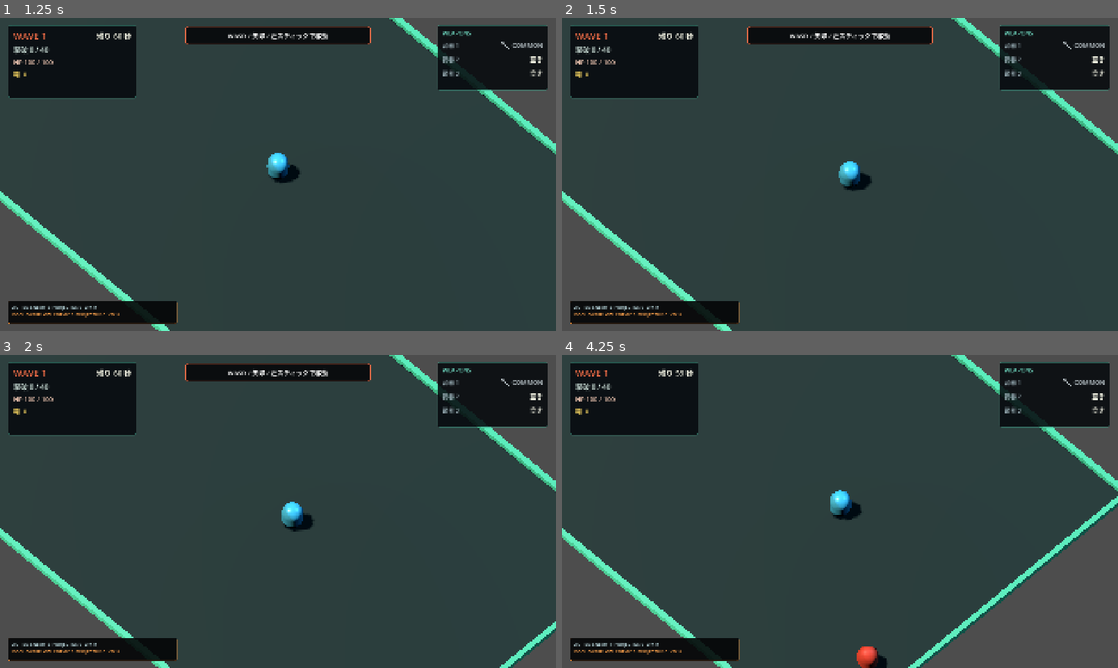
Above: before the commit, frames 1-4 (two rows, left to right).
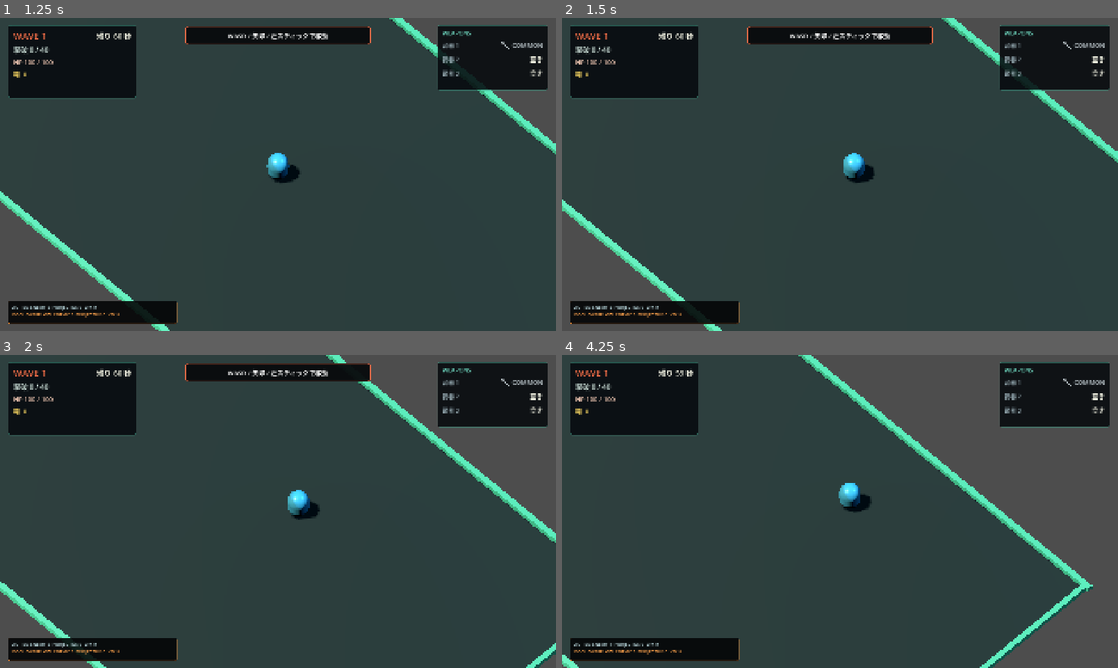
Above: after the commit, the same moments.

Repository: kawano-takashi/project-jarjar
Game: Godot game, scene res://scenes/main.tscn
Same seed, same stepped clock (60 frames per second), same inputs: the game is played once before the commit and once after it.
Inputs (mouse positions are in pixels of both pictures, inside the frame that each line leads up to):
- Up to frame 1 (1.25 s): click "開始 A／Enter" at 0.5 s
- Up to frame 2 (1.5 s): tap Enter (ui_accept) at 1.25 s; move the mouse to (962, 158) at 1.27 s; hold D (move_right) from 1.28 s (still down); tap L (item_lock) at 1.35 s; click (962, 158) at 1.42 s
- Up to frame 3 (2 s): keep holding D (move_right); tap Enter (ui_accept) at 1.52 s
- Up to frame 4 (4.25 s): release D (move_right) at 2 s; drag from (728, 527) to (812, 574) at 2.02 s; move the mouse to (895, 442) at 2.77 s; hold D (move_right) 2.78-3.5 s; tap L (item_lock) at 2.85 s; drag from (812, 574) to (673, 464) at 3.52 s

Frame 1 is identical in both runs. In frame 2, 3.3% of the frame differs, in the area x 0-100%, y 0-100%; in frame 3, 11%; in frame 4, 26%.

Commit message:
fix: align movement with camera view

Diff:
--- a/project.godot
+++ b/project.godot
@@ -116,6 +116,7 @@
 "deadzone": 0.2,
 "events": [Object(InputEventKey,"resource_local_to_scene":false,"resource_name":"","device":-1,"window_id":0,"alt_press …(190 unchanged characters)…
 , Object(InputEventKey,"resource_local_to_scene":false,"resource_name":"","device":-1,"window_id":0,"alt_pressed":false …(186 unchanged characters)…
+, Object(InputEventJoypadButton,"resource_local_to_scene":false,"resource_name":"","device":-1,"window_id":0,"button_index":11,"pressure":0.0,"pressed":false,"script":null)
 , Object(InputEventJoypadMotion,"resource_local_to_scene":false,"resource_name":"","device":-1,"axis":1,"axis_value":-1.0,"script":null)
 ]
 }
@@ -123,6 +124,7 @@
 "deadzone": 0.2,
 "events": [Object(InputEventKey,"resource_local_to_scene":false,"resource_name":"","device":-1,"window_id":0,"alt_press …(190 unchanged characters)…
 , Object(InputEventKey,"resource_local_to_scene":false,"resource_name":"","device":-1,"window_id":0,"alt_pressed":false …(186 unchanged characters)…
+, Object(InputEventJoypadButton,"resource_local_to_scene":false,"resource_name":"","device":-1,"window_id":0,"button_index":12,"pressure":0.0,"pressed":false,"script":null)
 , Object(InputEventJoypadMotion,"resource_local_to_scene":false,"resource_name":"","device":-1,"axis":1,"axis_value":1.0,"script":null)
 ]
 }
@@ -130,6 +132,7 @@
 "deadzone": 0.2,
 "events": [Object(InputEventKey,"resource_local_to_scene":false,"resource_name":"","device":-1,"window_id":0,"alt_press …(190 unchanged characters)…
 , Object(InputEventKey,"resource_local_to_scene":false,"resource_name":"","device":-1,"window_id":0,"alt_pressed":false …(186 unchanged characters)…
+, Object(InputEventJoypadButton,"resource_local_to_scene":false,"resource_name":"","device":-1,"window_id":0,"button_index":13,"pressure":0.0,"pressed":false,"script":null)
 , Object(InputEventJoypadMotion,"resource_local_to_scene":false,"resource_name":"","device":-1,"axis":0,"axis_value":-1.0,"script":null)
 ]
 }
@@ -137,6 +140,7 @@
 "deadzone": 0.2,
 "events": [Object(InputEventKey,"resource_local_to_scene":false,"resource_name":"","device":-1,"window_id":0,"alt_press …(190 unchanged characters)…
 , Object(InputEventKey,"resource_local_to_scene":false,"resource_name":"","device":-1,"window_id":0,"alt_pressed":false …(186 unchanged characters)…
+, Object(InputEventJoypadButton,"resource_local_to_scene":false,"resource_name":"","device":-1,"window_id":0,"button_index":14,"pressure":0.0,"pressed":false,"script":null)
 , Object(InputEventJoypadMotion,"resource_local_to_scene":false,"resource_name":"","device":-1,"axis":0,"axis_value":1.0,"script":null)
 ]
 }
--- a/src/gameplay/arena_presenter.gd
+++ b/src/gameplay/arena_presenter.gd
@@ -10,6 +10,7 @@
 const CAMERA_TARGET_Z_LIMIT: float = 4.5
 const CAMERA_FOLLOW_TAU_SECONDS: float = 0.18
 const CAMERA_OFFSET: Vector3 = Vector3(8.912187, 18.0, 8.912187)
+const CAMERA_INPUT_AXIS_EPSILON_SQUARED: float = 0.000001
 
 @onready var _player_mesh: MeshInstance3D = %PlayerMesh
 @onready var _camera: Camera3D = %ArenaCamera
@@ -71,6 +72,7 @@
 			"move_down",
 			0.2
 		)
+		move_input = _camera_relative_move_input(move_input)
 		if (
 			_tutorial != null
 			and _tutorial.should_gate_combat(_simulation.state.wave_number)
@@ -118,6 +120,21 @@
 	_apply_accessibility_settings()
 
 
+func _camera_relative_move_input(screen_input: Vector2) -> Vector2:
+	if _camera == null:
+		return screen_input
+	var camera_right_3d: Vector3 = _camera.global_basis.x
+	var camera_right := Vector2(camera_right_3d.x, camera_right_3d.z)
+	if (
+		not camera_right.is_finite()
+		or camera_right.length_squared() <= CAMERA_INPUT_AXIS_EPSILON_SQUARED
+	):
+		return screen_input
+	camera_right = camera_right.normalized()
+	var camera_back := Vector2(-camera_right.y, camera_right.x)
+	return camera_right * screen_input.x + camera_back * screen_input.y
+
+
 func _apply_snapshot(snapshot: CombatSnapshot, delta: float) -> void:
 	if snapshot == null:
 		return
--- /dev/null
+++ b/tests/scenario/arena_movement_scenario_test.gd
@@ -0,0 +1,267 @@
+extends RefCounted
+
+
+const ARENA_SCENE: PackedScene = preload("res://scenes/gameplay/arena_combat.tscn")
+const SCREEN_DIRECTION_DOT_MINIMUM: float = 0.9999
+
+
+func test_names() -> PackedStringArray:
+	return PackedStringArray([
+		"camera_relative_movement_matches_view",
+		"camera_relative_movement_reaches_combat_and_tutorial",
+		"gameplay_movement_input_bindings",
+	])
+
+
+func run_test(test_name: String, assertions: Variant, context: Dictionary) -> void:
+	match test_name:
+		"camera_relative_movement_matches_view":
+			await _test_camera_relative_movement(assertions, context["tree"] as SceneTree)
+		"camera_relative_movement_reaches_combat_and_tutorial":
+			await _test_combat_and_tutorial_paths(assertions, context["tree"] as SceneTree)
+		"gameplay_movement_input_bindings":
+			_test_input_bindings(assertions)
+		_:
+			assertions.expect_true(false, "registered arena movement scenario test")
+
+
+func _test_camera_relative_movement(assertions: Variant, tree: SceneTree) -> void:
+	var arena: ArenaPresenter = ARENA_SCENE.instantiate() as ArenaPresenter
+	assertions.expect_true(arena != null, "arena movement scene instantiates")
+	if arena == null:
+		return
+	var viewport: SubViewport = await _attach(arena, tree)
+	var camera: Camera3D = arena.get_node("%ArenaCamera") as Camera3D
+	assertions.expect_true(camera != null, "arena movement camera exists")
+	if camera == null:
+		await _detach(arena, viewport, tree)
+		return
+
+	_assert_screen_direction(assertions, arena, camera, Vector2.RIGHT, Vector2.RIGHT, "right")
+	_assert_screen_direction(assertions, arena, camera, Vector2.LEFT, Vector2.LEFT, "left")
+	_assert_screen_direction(assertions, arena, camera, Vector2.UP, Vector2.UP, "up")
+	_assert_screen_direction(assertions, arena, camera, Vector2.DOWN, Vector2.DOWN, "down")
+	var current_world_right: Vector2 = arena._camera_relative_move_input(Vector2.RIGHT)
+	var current_world_up: Vector2 = arena._camera_relative_move_input(Vector2.UP)
+	assertions.expect_true(
+		current_world_right.x > 0.0 and current_world_right.y < 0.0,
+		"current camera maps screen right to positive X and negative Z",
+	)
+	assertions.expect_true(
+		current_world_up.x < 0.0 and current_world_up.y < 0.0,
+		"current camera maps screen up to negative X and negative Z",
+	)
+
+	var analog_input := Vector2(0.35, -0.72)
+	var analog_world: Vector2 = arena._camera_relative_move_input(analog_input)
+	assertions.expect_float(
+		analog_input.length(),
+		analog_world.length(),
+		"camera-relative mapping preserves analog magnitude",
+	)
+	assertions.expect_equal(
+		Vector2.ZERO,
+		arena._camera_relative_move_input(Vector2.ZERO),
+		"camera-relative mapping preserves zero input",
+	)
+
+	camera.position = Vector3(-12.0, 18.0, 7.0)
+	camera.look_at(Vector3.ZERO, Vector3.UP)
+	camera.force_update_transform()
+	_assert_screen_direction(assertions, arena, camera, Vector2.RIGHT, Vector2.RIGHT, "yawed right")
+	_assert_screen_direction(assertions, arena, camera, Vector2.UP, Vector2.UP, "yawed up")
+
+	camera.rotation = Vector3(0.0, 0.0, PI * 0.5)
+	camera.force_update_transform()
+	assertions.expect_true(
+		arena._camera_relative_move_input(analog_input).is_equal_approx(analog_input),
+		"degenerate camera axis falls back to unmodified input",
+	)
+	await _detach(arena, viewport, tree)
+
+
+func _test_combat_and_tutorial_paths(assertions: Variant, tree: SceneTree) -> void:
+	var catalog := DefinitionCatalog.new()
+	assertions.expect_true(catalog.load_and_validate(), "arena movement catalog valid")
+	if not catalog.is_valid:
+		return
+	var arena: ArenaPresenter = ARENA_SCENE.instantiate() as ArenaPresenter
+	assertions.expect_true(arena != null, "arena movement integration scene instantiates")
+	if arena == null:
+		return
+	var viewport: SubViewport = await _attach(arena, tree)
+
+	var combat_state: RunState = RunStateFactory.create(20260901, catalog.wave(1))
+	var combat_simulation := CombatSimulation.new()
+	combat_simulation.initialize(combat_state, catalog)
+	arena.initialize(combat_simulation)
+	arena.set_physics_process(false)
+	Input.action_release(&"move_right")
+	Input.action_press(&"move_right")
+	arena._physics_process(1.0 / 60.0)
+	Input.action_release(&"move_right")
+	assertions.expect_true(
+		combat_simulation.player_position.x > 0.0
+		and combat_simulation.player_position.y < 0.0,
+		"normal combat receives camera-relative right movement",
+	)
+
+	var tutorial_state: RunState = RunStateFactory.create(20260902, catalog.wave(1))
+	var tutorial_simulation := CombatSimulation.new()
+	tutorial_simulation.initialize(tutorial_state, catalog)
+	var tutorial := TutorialController.new()
+	tutorial.begin_run(false)
+	arena.initialize(tutorial_simulation, tutorial)
+	arena.set_physics_process(false)
+	Input.action_press(&"move_right")
+	arena._physics_process(1.0 / 60.0)
+	Input.action_release(&"move_right")
+	assertions.expect_true(
+		tutorial_simulation.player_position.x > 0.0
+		and tutorial_simulation.player_position.y < 0.0,
+		"tutorial movement receives camera-relative right movement",
+	)
+	assertions.expect_equal(
+		0,
+		tutorial_state.physics_tick,
+		"tutorial movement remains on the move-only simulation path",
+	)
+	await _detach(arena, viewport, tree)
+
+
+func _test_input_bindings(assertions: Variant) -> void:
+	_assert_action_bindings(
+		assertions,
+		&"move_up",
+		KEY_W,
+		KEY_UP,
+		JOY_BUTTON_DPAD_UP,
+		JOY_AXIS_LEFT_Y,
+		-1.0,
+	)
+	_assert_action_bindings(
+		assertions,
+		&"move_down",
+		KEY_S,
+		KEY_DOWN,
+		JOY_BUTTON_DPAD_DOWN,
+		JOY_AXIS_LEFT_Y,
+		1.0,
+	)
+	_assert_action_bindings(
+		assertions,
+		&"move_left",
+		KEY_A,
+		KEY_LEFT,
+		JOY_BUTTON_DPAD_LEFT,
+		JOY_AXIS_LEFT_X,
+		-1.0,
+	)
+	_assert_action_bindings(
+		assertions,
+		&"move_right",
+		KEY_D,
+		KEY_RIGHT,
+		JOY_BUTTON_DPAD_RIGHT,
+		JOY_AXIS_LEFT_X,
+		1.0,
+	)
+
+
+func _assert_screen_direction(
+	assertions: Variant,
+	arena: ArenaPresenter,
+	camera: Camera3D,
+	screen_input: Vector2,
+	expected_screen_direction: Vector2,
+	label: String,
+) -> void:
+	var world_input: Vector2 = arena._camera_relative_move_input(screen_input)
+	var screen_origin: Vector2 = camera.unproject_position(Vector3.ZERO)
+	var screen_target: Vector2 = camera.unproject_position(
+		Vector3(world_input.x, 0.0, world_input.y)
+	)
+	var projected_direction := (screen_target - screen_origin).normalized()
+	assertions.expect_true(
+		projected_direction.dot(expected_screen_direction) >= SCREEN_DIRECTION_DOT_MINIMUM,
+		"%s input follows the matching screen direction" % label,
+	)
+
+
+func _assert_action_bindings(
+	assertions: Variant,
+	action: StringName,
+	letter_key: Key,
+	arrow_key: Key,
+	dpad_button: JoyButton,
+	stick_axis: JoyAxis,
+	stick_value: float,
+) -> void:
+	assertions.expect_float(
+		0.2,
+		InputMap.action_get_deadzone(action),
+		"%s keeps the gameplay deadzone" % action,
+	)
+	assertions.expect_true(
+		_has_physical_key(action, letter_key),
+		"%s includes its WASD key" % action,
+	)
+	assertions.expect_true(
+		_has_physical_key(action, arrow_key),
+		"%s includes its arrow key" % action,
+	)
+	assertions.expect_true(
+		_has_joy_button(action, dpad_button),
+		"%s includes its direction-pad button" % action,
+	)
+	assertions.expect_true(
+		_has_joy_motion(action, stick_axis, stick_value),
+		"%s includes its left-stick direction" % action,
+	)
+
+
+func _has_physical_key(action: StringName, physical_keycode: Key) -> bool:
+	for event: InputEvent in InputMap.action_get_events(action):
+		var key_event := event as InputEventKey
+		if key_event != null and key_event.physical_keycode == physical_keycode:
+			return true
+	return false
+
+
+func _has_joy_button(action: StringName, button: JoyButton) -> bool:
+	for event: InputEvent in InputMap.action_get_events(action):
+		var button_event := event as InputEventJoypadButton
+		if button_event != null and button_event.button_index == button:
+			return true
+	return false
+
+
+func _has_joy_motion(action: StringName, axis: JoyAxis, axis_value: float) -> bool:
+	for event: InputEvent in InputMap.action_get_events(action):
+		var motion_event := event as InputEventJoypadMotion
+		if (
+			motion_event != null
+			and motion_event.axis == axis
+			and is_equal_approx(motion_event.axis_value, axis_value)
+		):
+			return true
+	return false
+
+
+func _attach(arena: ArenaPresenter, tree: SceneTree) -> SubViewport:
+	var viewport := SubViewport.new()
+	viewport.size = Vector2i(1920, 1080)
+	tree.root.add_child(viewport)
+	viewport.add_child(arena)
+	await tree.process_frame
+	await tree.process_frame
+	return viewport
+
+
+func _detach(arena: ArenaPresenter, viewport: SubViewport, tree: SceneTree) -> void:
+	Input.action_release(&"move_right")
+	viewport.remove_child(arena)
+	arena.free()
+	tree.root.remove_child(viewport)
+	viewport.free()
+	await tree.process_frame
Not shown, added: tests/scenario/arena_movement_scenario_test.gd.uid
Not shown, changed: docs/final-qa.md
Not shown, changed: docs/project-status.md
